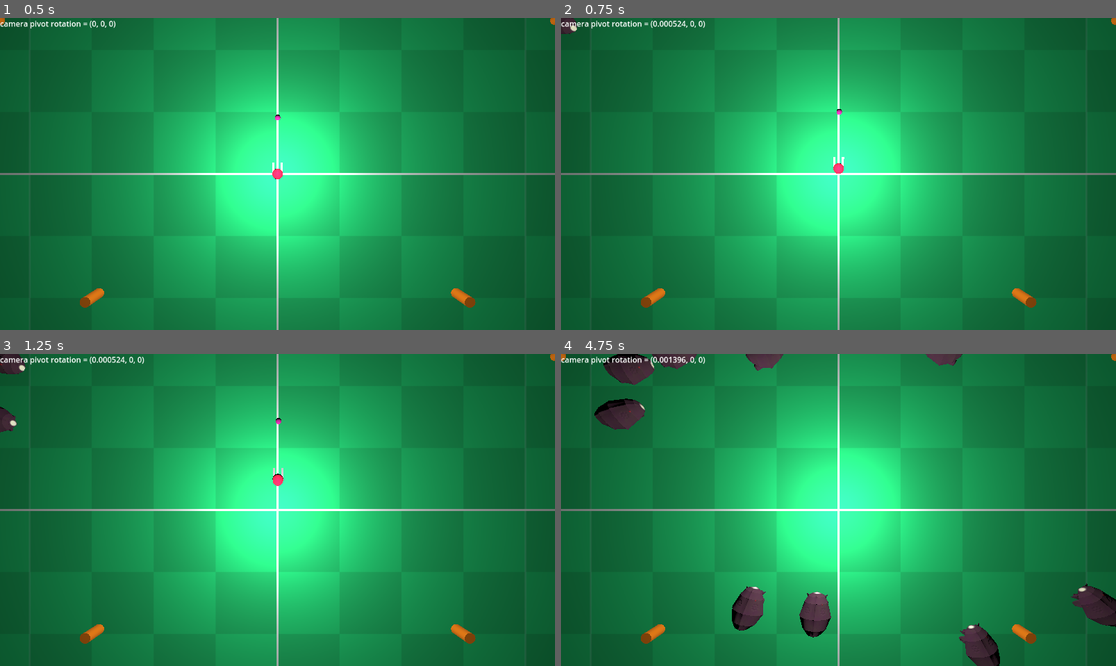
Above: before the commit, frames 1-4 (two rows, left to right).
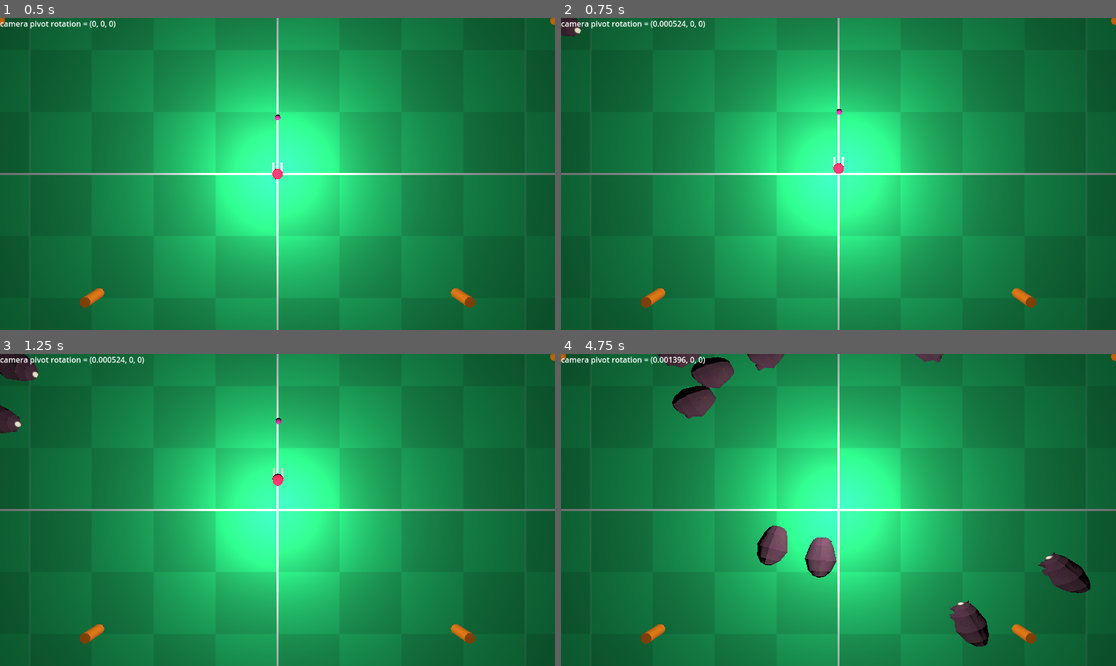
Above: after the commit, the same moments.

Repository: shinyPIKACHUx/GamJamJan2024
Game: Godot game, scene res://Levels/Ash_Test_Level.tscn
The game is run twice, just before and just after one commit, with the same random seed, the same clock (stepped at 60 frames per second) and the same inputs.
Inputs (mouse positions are in pixels of both pictures, inside the frame that each line leads up to):
- Up to frame 1 (0.5 s): no input
- Up to frame 2 (0.75 s): tap Enter (ui_accept) at 0.5 s; move the mouse to (866, 174) at 0.52 s; hold W (move_forward) from 0.53 s (still down); hold Shift (sprint) from 0.53 s (still down)
- Up to frame 3 (1.25 s): keep holding W (move_forward); keep holding Shift (sprint); tap Space (jump) at 0.77 s
- Up to frame 4 (4.75 s): keep holding W (move_forward); move the mouse to (810, 510) at 1.27 s; release Shift (sprint) at 1.28 s; tap Shift (sprint) at 1.35, 2.85, 4.35 s; tap Space (jump) at 1.52, 3.02, 3.77, 4.52 s; move the mouse to (849, 503) at 2.02 s; hold Shift (sprint) 2.03-2.78 s; move the mouse to (832, 516) at 2.77 s; move the mouse to (877, 513) at 3.52 s; hold Shift (sprint) 3.53-4.28 s; move the mouse to (794, 506) at 4.27 s

Frame 1 is identical in both runs. In frame 2, less than 0.1% of the frame differs, in the area x 0-4%, y 0-7%; in frame 3, 0.4%; in frame 4, 7.3%, in the area x 6-100%, y 0-100%.

Commit message:
Enemy Shoots Bullets

Diff:
--- /dev/null
+++ b/MechDonald/Enemies/EnemyBullet.gd
@@ -0,0 +1,13 @@
+extends CharacterBody3D
+
+
+func _physics_process(delta):
+	move_and_collide(velocity * delta)
+
+func initialize(pos, vel):
+	position = pos
+	velocity = vel
+
+
+func _on_timer_timeout():
+	queue_free()
--- /dev/null
+++ b/MechDonald/Enemies/EnemyBullet.tscn
@@ -0,0 +1,30 @@
+[gd_scene load_steps=6 format=3 uid="uid://cydnse3vrdtnp"]
+
+[ext_resource type="Material" uid="uid://c7aj8ux5thu3n" path="res://Materials/Player_Test_Material.tres" id="1_02sil"]
+[ext_resource type="Script" path="res://Enemies/EnemyBullet.gd" id="1_hvua2"]
+
+[sub_resource type="SphereShape3D" id="SphereShape3D_7vmm8"]
+radius = 0.500974
+
+[sub_resource type="SphereMesh" id="SphereMesh_i7ig1"]
+
+[sub_resource type="StandardMaterial3D" id="StandardMaterial3D_bgg8x"]
+
+[node name="EnemyBullet" type="CharacterBody3D"]
+transform = Transform3D(0.3, 0, 0, 0, 0.3, 0, 0, 0, 0.3, 0, 0, 0)
+script = ExtResource("1_hvua2")
+
+[node name="CollisionShape3D" type="CollisionShape3D" parent="."]
+shape = SubResource("SphereShape3D_7vmm8")
+
+[node name="MeshInstance3D" type="MeshInstance3D" parent="."]
+material_override = ExtResource("1_02sil")
+mesh = SubResource("SphereMesh_i7ig1")
+surface_material_override/0 = SubResource("StandardMaterial3D_bgg8x")
+
+[node name="Timer" type="Timer" parent="."]
+wait_time = 5.0
+one_shot = true
+autostart = true
+
+[connection signal="timeout" from="Timer" to="." method="_on_timer_timeout"]
--- a/MechDonald/Enemies/ShootingEnemy.gd
+++ b/MechDonald/Enemies/ShootingEnemy.gd
@@ -2,10 +2,12 @@
 
 #speed of the mob m/s
 @export var speed = 2
+@export var shotSpeed = 5
+@export var bullet_scene: PackedScene
+@export var runAwayDist = 6
+@export var moveCloserDist = 8
 
 var playerRef
-var runAwayDist = 6
-var moveCloserDist = 8
 enum BEHAVIOR_STATE {MOVE_CLOSER, RUN_AWAY, SHOOT}
 var currentBehavior
 
@@ -36,7 +38,7 @@
 		BEHAVIOR_STATE.RUN_AWAY:
 			position = position.move_toward(playerRef.position, delta * -speed)
 		BEHAVIOR_STATE.SHOOT:
-			print("Shoot!")
+			position = position
 
 # Called from the main scene
 func initialize(spawn_location, player):
@@ -46,5 +48,16 @@
 	# Set position data
 	position = spawn_location
 
+func shoot():
+	if (currentBehavior == BEHAVIOR_STATE.SHOOT):
+		print("SHOOT")
+		var bullet = bullet_scene.instantiate()
+
+		var bullet_spawn_location = get_node("BulletSpawnLocation")
+		var direction = bullet_spawn_location.global_position.direction_to(playerRef.global_position)
+
+		get_tree().current_scene.add_child(bullet)
+		bullet.initialize(bullet_spawn_location.global_position, direction * shotSpeed)
+
 func _on_visible_on_screen_enabler_3d_screen_exited():
 	queue_free();
--- a/MechDonald/Enemies/ShootingEnemy.tscn
+++ b/MechDonald/Enemies/ShootingEnemy.tscn
@@ -1,14 +1,18 @@
-[gd_scene load_steps=4 format=3 uid="uid://ygwruj05wuih"]
+[gd_scene load_steps=5 format=3 uid="uid://ygwruj05wuih"]
 
 [ext_resource type="Script" path="res://Enemies/ShootingEnemy.gd" id="1_ajvoe"]
+[ext_resource type="PackedScene" uid="uid://cydnse3vrdtnp" path="res://Enemies/EnemyBullet.tscn" id="2_dmff5"]
 [ext_resource type="PackedScene" uid="uid://dhw0tcgnbfu4t" path="res://Assets/Models/Aliens/AlienCrawler/alien_crawler.tscn" id="2_s6boq"]
 
 [sub_resource type="SphereShape3D" id="SphereShape3D_5har3"]
 radius = 1.99925
 
-[node name="BasicEnemy" type="CharacterBody3D"]
+[node name="ShootingEnemy" type="CharacterBody3D"]
 axis_lock_linear_y = true
 script = ExtResource("1_ajvoe")
+speed = 4
+shotSpeed = 8
+bullet_scene = ExtResource("2_dmff5")
 
 [node name="CollisionShape3D" type="CollisionShape3D" parent="."]
 transform = Transform3D(1, 0, 0, 0, -4.37114e-08, -1, 0, 1, -4.37114e-08, 0, 0, 0.681752)
@@ -17,3 +21,9 @@
 [node name="AlienCrawler" parent="." instance=ExtResource("2_s6boq")]
 
 [node name="Timer" type="Timer" parent="."]
+autostart = true
+
+[node name="BulletSpawnLocation" type="Node3D" parent="."]
+transform = Transform3D(1, 0, 0, 0, 1, 0, 0, 0, 1, 0, 0, -1.97112)
+
+[connection signal="timeout" from="Timer" to="." method="shoot"]
--- a/MechDonald/GameManager.gd
+++ b/MechDonald/GameManager.gd
@@ -13,7 +13,6 @@
 
 func _on_mob_timer_timeout():
 	# Create new mob
-	print("Timer go")
 	var mob = mob_scene.instantiate()
 
 	var mob_spawn_location = get_node("SpawnPath/SpawnLocation")
